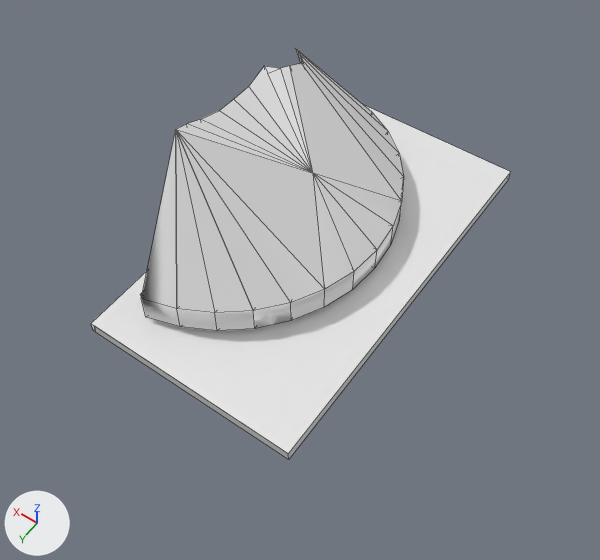
The FBX model Chapiteau.fbx: old version first, new version second.
Both versions are drawn from a 50 mm camera at (-46.4, 50.9, 72.0) aimed at (-14.3, 5.9, 1.3). Lighting does not change. The marker at lower left points along +X, +Y and +Z. Mesh edges are drawn as thin lines. Materials are left out; every surface is plain grey. Where no turn or scale is listed for an object, it has been applied to the vertices. Vertices at the same position are counted once.

The first picture shows 'Cube', 'capiteau'.
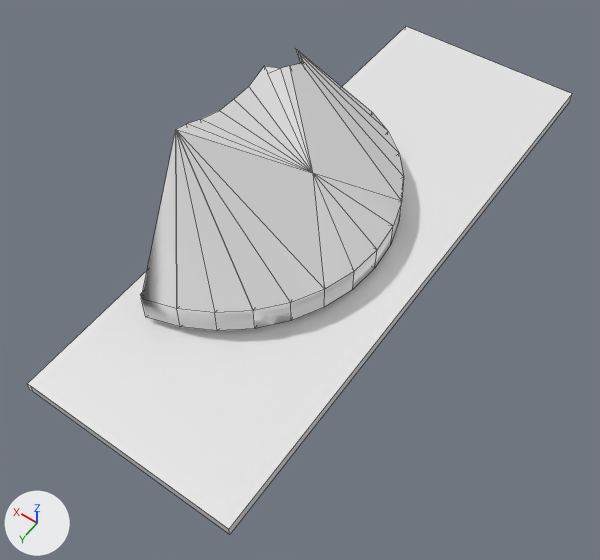
Changed parts and their boxes (x1, y1, x2, y2) in the pictures (600 x 560 px; the box of a moved part takes in the faces that stretch with it):
'Cube', reshaped (30% wider, 43% taller): before (91, 105, 511, 460); after (27, 27, 572, 534)
part 1 of me_cube_001, moved or reshaped: before (91, 105, 511, 459); after (27, 27, 572, 534)
part 2 of me_cube_001, moved or reshaped: before (91, 324, 289, 460); after (28, 384, 230, 534)

What the commit changed:
me_cube_001 has 12 vertices, 7 faces and spans x -25.1..0.5, y -22.9..22.9, z -0.6..0.6.
me_cube_001 is used by ob_cube; location (0.0, 0.0, 0.0).
me_cube_001 part 1: all 4 vertices in x -25.1..0.5, y -22.9, z -0.6..0.6 are moved by (0.0, -17.8, 0.0).
me_cube_001 part 2: all 8 vertices in x -25.1..0.5, y 22.9, z -0.6..0.6 are moved by (0.0, 8.9, 0.0).
